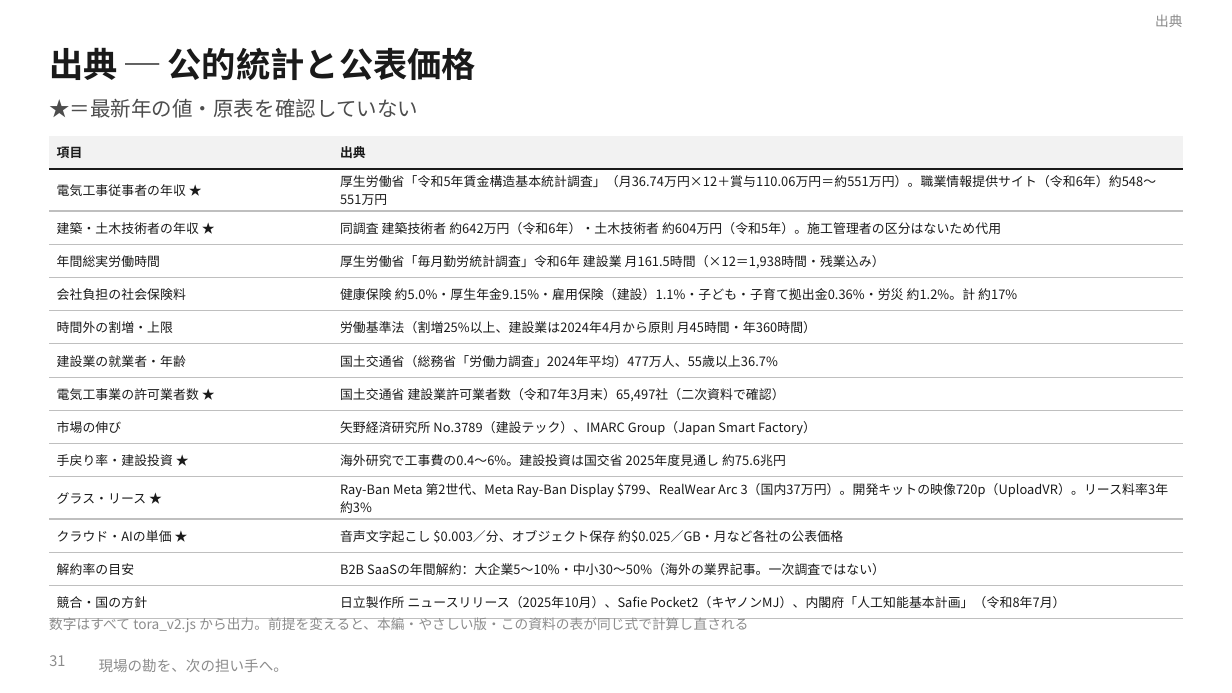
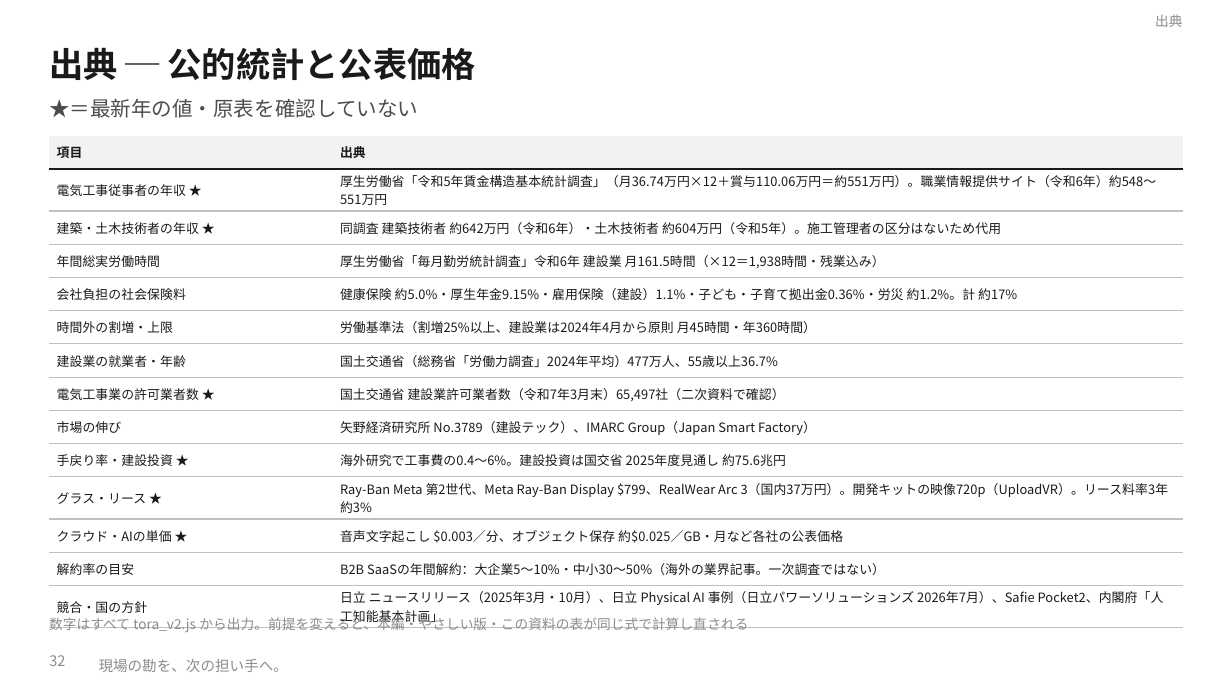
Before and after one commit to SEITOSHIKI/-ai-commute-audio-, a slide deck: slide 32 of deck/カンツギ_事業計画書_計算詳細版.pptx (slide 31 before the commit). Drawn at 1232x693 pixels with LibreOffice and Linux fonts; fonts in the diff are those of the drawing; background and template pictures are left out. Boxes give left, top, right and bottom in pixels: in the first picture for what was removed or moved away, otherwise in the second. Text is boxed around its words. In the diff, an @@ line names an element or a change of style, - is before the commit and + after.

```diff
--- a/deck/カンツギ_事業計画書_計算詳細版.pptx
+++ b/deck/カンツギ_事業計画書_計算詳細版.pptx
@@ table at (49,136,1183,630) @@
-row 14, column 2: 日立製作所 ニュースリリース（2025年10月）、Safie Pocket2（キヤノンMJ）、内閣府「人工知能基本計画」（令和8年7月）
+row 14, column 2: 日立 ニュースリリース（2025年3月・10月）、日立 Physical AI 事例（日立パワーソリューションズ 2026年7月）、Safie Pocket2、内閣府「人工知能基本計画」
@@ page number at (49,655,65,666): text changed @@
-31
+32
```
Also in this commit, not shown: 5 other slides changed, 1 slide added, 12 other files.
